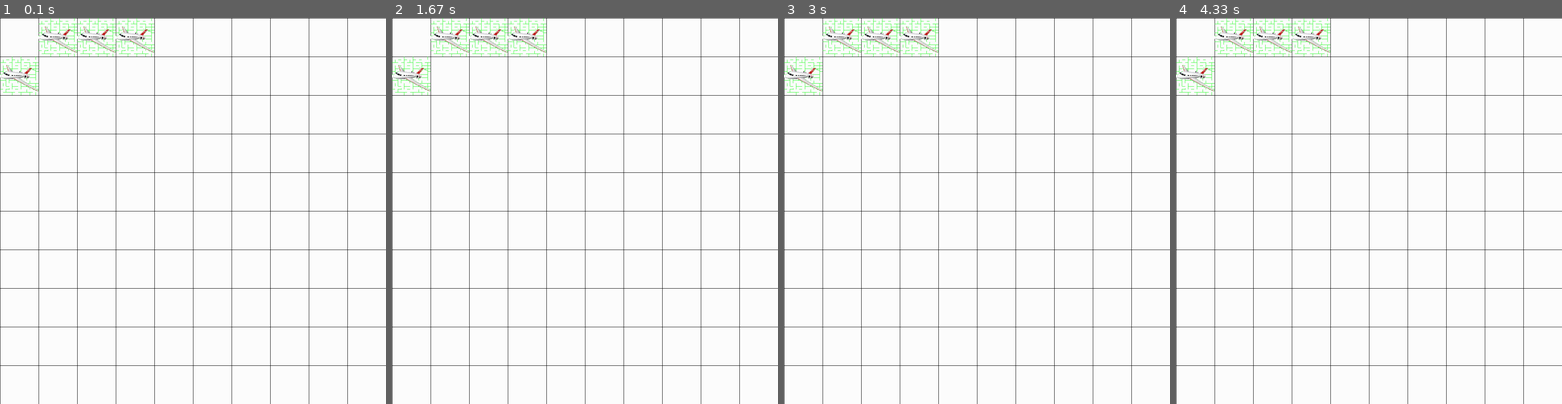
Above: before the commit, frames 1-4 (left to right).
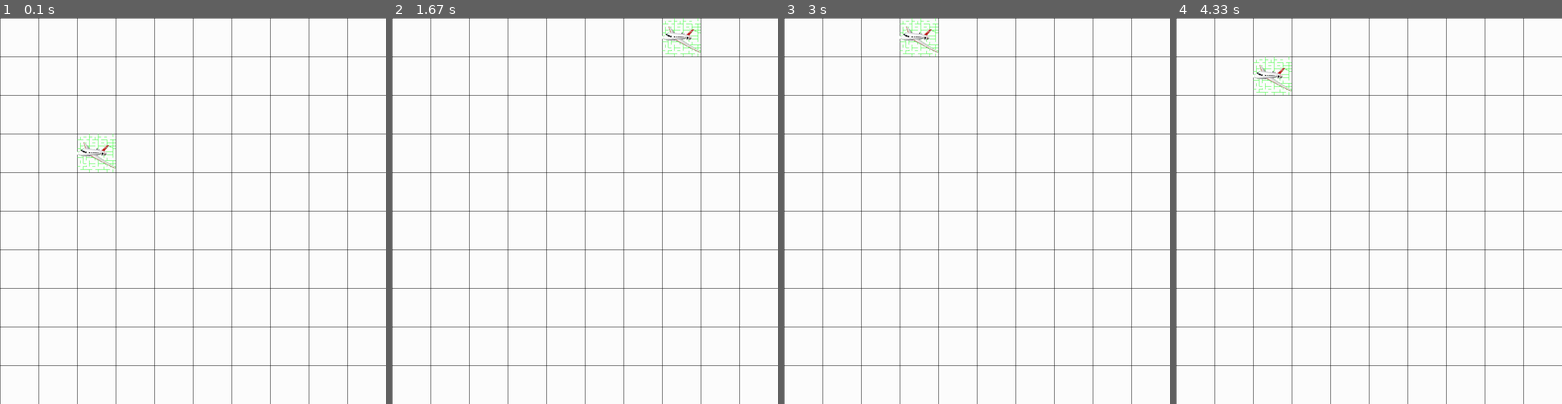
Above: after the commit, the same moments.

Repository: davidtabakman/Python-Book
Game: pygame game, started from Chapter 11/Conclusion/Game.py
The game is run twice, just before and just after one commit, with the same random seed, the same clock (stepped at 60 frames per second) and the same inputs. The source is Python 2; it was converted automatically to run under Python 3.
Inputs:
- Up to frame 1 (0.1 s): no input
- Up to frame 2 (1.67 s): no input
- Up to frame 3 (3 s): no input
- Up to frame 4 (4.33 s): no input

The runs differ from the first frame. In frame 1, 1.4% of the frame differs, in the area x 0-40%, y 0-40%; in frame 2, 1.4%, in the area x 0-80%, y 0-20%; in frame 3, 0.9%; in frame 4, 1.4%.

Commit message:
Added random movement

Diff:
--- a/Chapter 11/Conclusion/Control.py
+++ b/Chapter 11/Conclusion/Control.py
@@ -1,5 +1,5 @@
 # -*- coding: utf-8 -*-
-
+import random
 
 class ControlTower(object):
 
@@ -18,16 +18,49 @@
         If there is no plane on coord_to, doesn't move
         """
         try:
-            first_tile = self.get_tiles()[coord_from[0]][coord_from[1]]
-            second_tile = self.get_tiles()[coord_to[0]][coord_to[1]]
+            first_tile = self.get_tile_at_coord(coord_from)
+            second_tile = self.get_tile_at_coord(coord_to)
             if first_tile.get_plane() is not None:
                 if second_tile.get_plane() is None:
                     second_tile.set_plane(first_tile.get_plane())
                     first_tile.set_plane(None)
         except IndexError:
-            print "error: failed to move plane from {} to {} because: one of the tiles is out of the board".format(coord_from, coord_to)
+            print "error: failed to move plane from {} to {} because: one of the tiles is out of the " \
+                  "board".format(coord_from, coord_to)
         except Exception, e:
             print "error: failed to move plane from {} to {} because: {}".format(coord_from, coord_to, e)
+
+    def move_plane_random(self, coord_from):
+        try:
+            coord_to_x = coord_from[0]
+            coord_to_y = coord_from[1]
+            if coord_to_x == 0:
+                coord_to_x += random.randrange(0, 2, 1)
+            elif coord_to_x == 9:
+                coord_to_x -= random.randrange(0, 2, 1)
+            else:
+                coord_to_x += random.randrange(-1, 2, 1)
+            if coord_to_y == 0:
+                if coord_to_x == coord_from[0]:
+                    coord_to_y += 1
+                else:
+                    coord_to_y += random.randrange(0, 2, 1)
+            elif coord_to_y == 9:
+                if coord_to_x == coord_from[0]:
+                    coord_to_y -= 1
+                else:
+                    coord_to_y -= random.randrange(0, 2, 1)
+            else:
+                if coord_to_x == coord_from[0]:
+                    coord_to_y += random.randrange(-1, 2, 2)
+                else:
+                    coord_to_y += random.randrange(-1, 2, 1)
+
+            self.move_plane(coord_from, (coord_to_x, coord_to_y))
+        except IndexError:
+            print "error: failed to move plane from {} because: the tile is out of the board".format(coord_from)
+        except Exception, e:
+            print "error: failed to move plane from {} because: {}".format(coord_from, e)
 
     def intervention_required(self, coord):
         """Checks if an intervention is required at a specific coordinate on the board
@@ -40,21 +73,50 @@
             if center_tile.get_plane() is None:
                 return False
             #Check adjacent tiles
+            from_x = coord[0] - 1
+            to_x = coord[0] + 2
+            if coord[0] == 0:
+                from_x += 1
+            elif coord[0] == 9:
+                to_x -= 1
+            from_y = coord[1] - 1
+            to_y = coord[1] + 2
+            if coord[1] == 0:
+                from_y += 1
+            elif coord[1] == 9:
+                to_y -= 1
             #Upper tiles
-            for x in xrange(coord[0] - 1, coord[0] + 2):
-                if self.get_tile_at_coord((x, coord[1] - 1)).get_plane() is not None:
+            if not coord[1] == 0:
+                for x in xrange(from_x, to_x):
+                    if self.get_tile_at_coord((x, from_y)).get_plane() is not None:
+                        return True
+            #Side tiles
+            if not coord[0] == 0:
+                if self.get_tile_at_coord((coord[0] - 1, coord[1])).get_plane() is not None:
                     return True
-            #Side tiles
-            if self.get_tile_at_coord((coord[0] - 1, coord[1])).get_plane() is not None:
-                return True
-            if self.get_tile_at_coord((coord[0] + 1, coord[1])).get_plane() is not None:
-                return True
+            elif not coord[0] == 9:
+                if self.get_tile_at_coord((coord[0] + 1, coord[1])).get_plane() is not None:
+                    return True
             #Bottom tiles
-            for x in xrange(coord[0] - 1, coord[0] + 2):
-                if self.get_tile_at_coord((x, coord[1] + 1)).get_plane() is not None:
-                    return True
+            if not coord[1] == 9:
+                for x in xrange(from_x, to_x):
+                    if self.get_tile_at_coord((x, to_y-1)).get_plane() is not None:
+                        return True
             #No intervention needed
             return False
         except Exception, e:
             print "error checking intervention at {} because {}".format(coord, e)
             return False
+
+    def control_coord(self, coord):
+        """Checks if a specific coordinate needs intervention, if yes applies algorithm
+        if not moves randomly
+        Return value:
+            1 if move was random
+            0 if algorithm was applied
+        """
+        if self.get_tile_at_coord(coord) is None:
+            return 0
+        if self.intervention_required(coord) is False:
+            self.move_plane_random(coord)
+            return 1
--- a/Chapter 11/Conclusion/Game.py
+++ b/Chapter 11/Conclusion/Game.py
@@ -19,13 +19,12 @@
 #Craete clock
 clock = pygame.time.Clock()
 
+
 #Create board
 board = Board(screen, 10, 10)
 control = ControlTower(board.get_tiles())
 board.add_plane((0, 1))
-board.add_plane((1, 0))
-board.add_plane((2, 0))
-board.add_plane((3, 0))
+control.move_plane_random((0, 1))
 
 
 finish = False
@@ -34,9 +33,11 @@
         if event.type == pygame.QUIT:
             finish = True
     #Game stuff
+    for x in xrange(0, 10):
+        for y in xrange(0, 10):
+            control.control_coord((x, y))
     board.draw()
-
 
     #Render
     pygame.display.flip()
-    clock.tick()
+    clock.tick(60)
Not shown, changed: Chapter 11/Conclusion/Control.pyc
